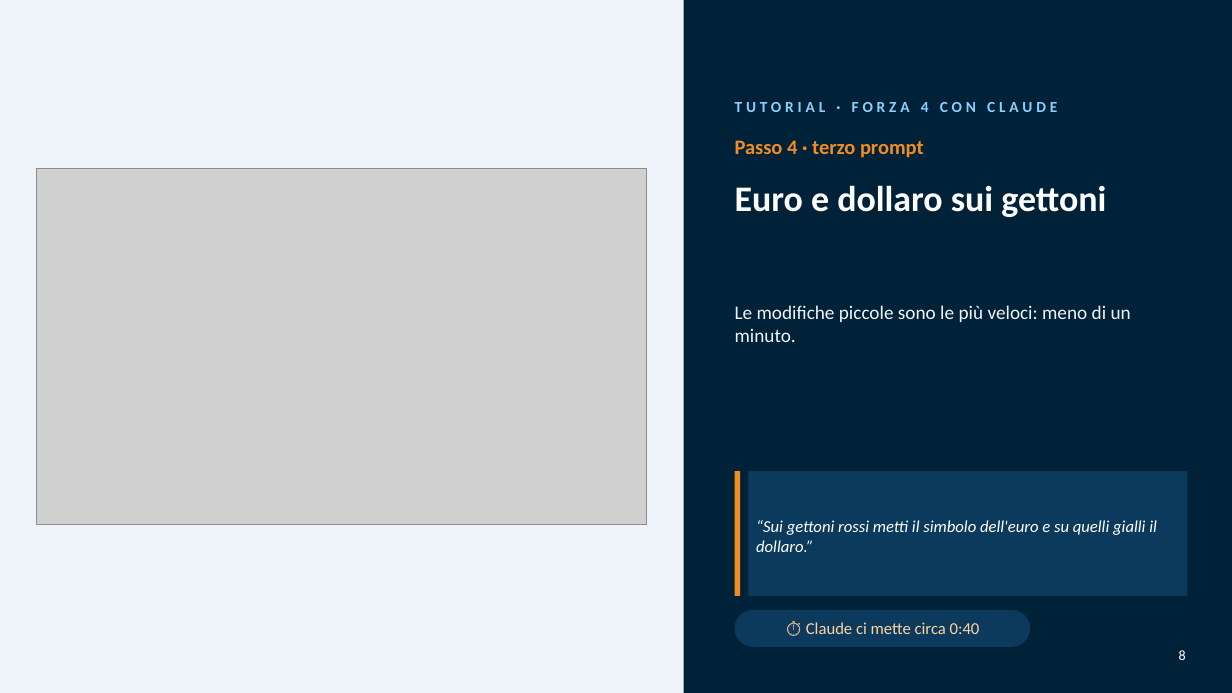
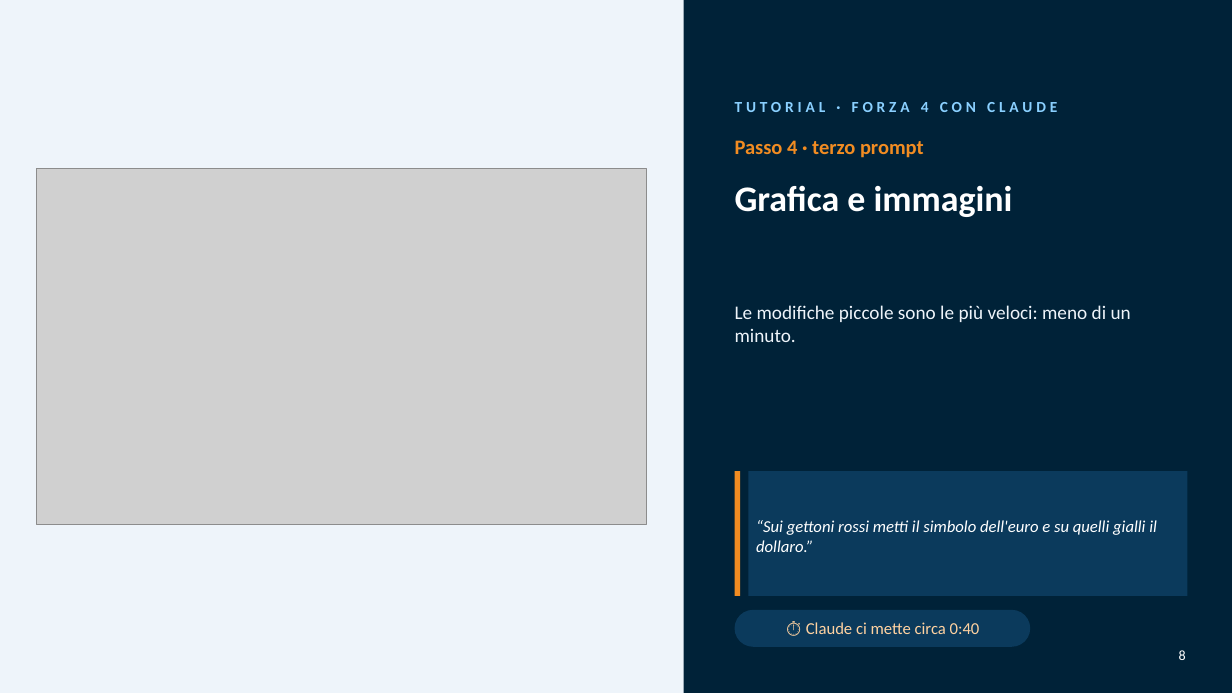
Before and after one commit to marraliEfuture/efuture_games, a slide deck: slide 8 of presentazioni/2-forza4-claude.pptx. Drawn at 1232x693 pixels with LibreOffice and Linux fonts; fonts in the diff are those of the drawing; grey boxes stand for pictures; background and template pictures are left out. Boxes give left, top, right and bottom in pixels: in the first picture for what was removed or moved away, otherwise in the second. Text is boxed around its words. In the diff, an @@ line names an element or a change of style, - is before the commit and + after.

```diff
--- a/presentazioni/2-forza4-claude.pptx
+++ b/presentazioni/2-forza4-claude.pptx
@@ title at (x1=735, y1=185, x2=1013, y2=217): text changed @@
-Euro e dollaro sui gettoni
+Grafica e immagini
```
Also in this commit, not shown: 4 other files.
